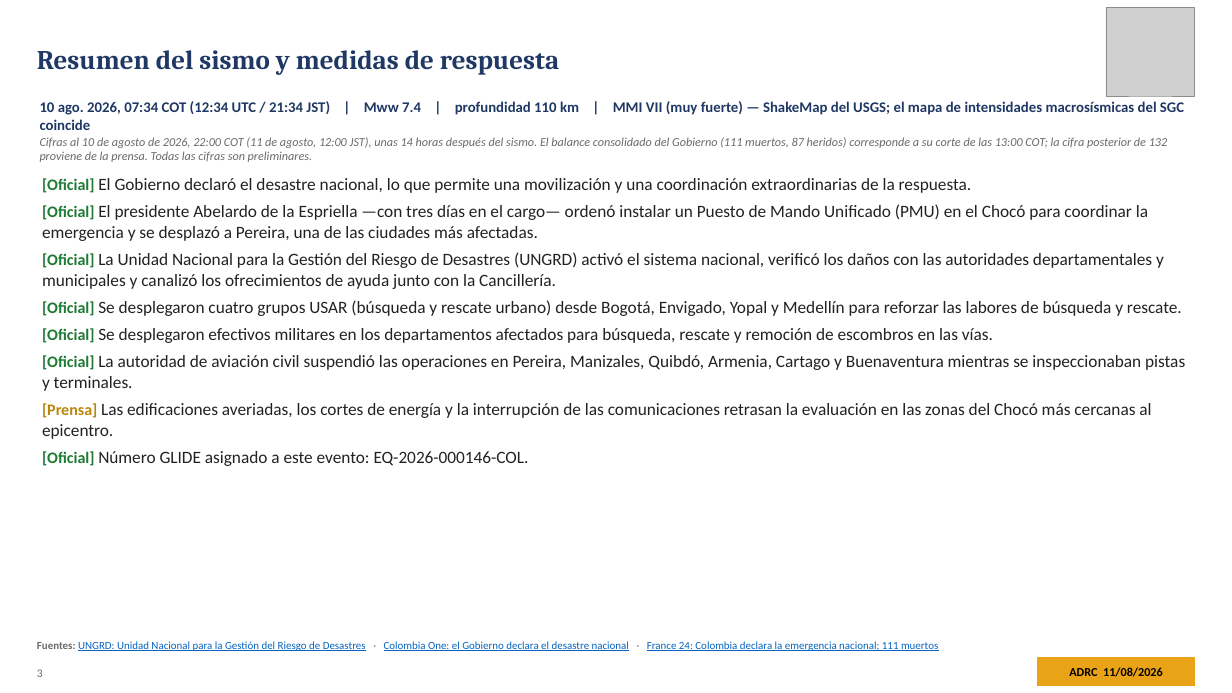
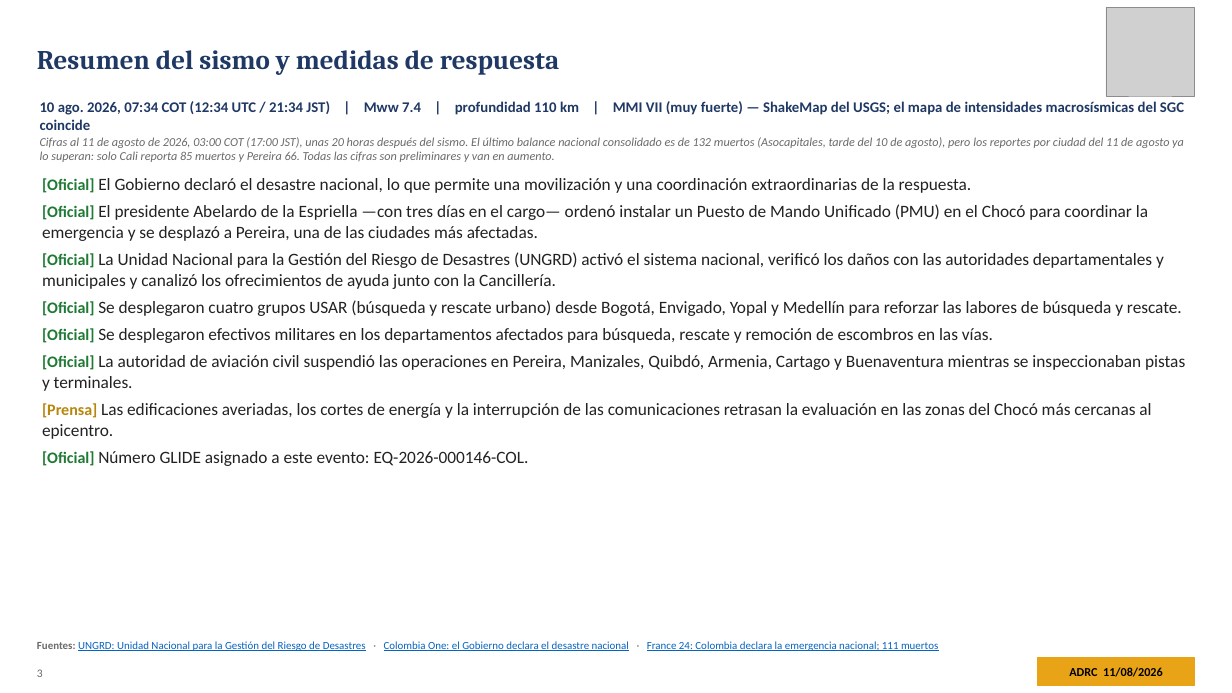
Before and after one commit to kochobi-max/whatsmap, a slide deck: slide 3 of reports/colombia_eq_20260810/output/ADRC_EQ_COL_Choco_20260810_ES.pptx. Drawn at 1232x693 pixels with LibreOffice and Linux fonts; fonts in the diff are those of the drawing; grey boxes stand for pictures. Boxes give left, top, right and bottom in pixels: in the first picture for what was removed or moved away, otherwise in the second. Text is boxed around its words. In the diff, an @@ line names an element or a change of style, - is before the commit and + after.

```diff
--- a/reports/colombia_eq_20260810/output/ADRC_EQ_COL_Choco_20260810_ES.pptx
+++ b/reports/colombia_eq_20260810/output/ADRC_EQ_COL_Choco_20260810_ES.pptx
@@ text at (40,137,1184,162): text changed @@
-Cifras al 10 de agosto de 2026, 22:00 COT (11 de agosto, 12:00 JST), unas 14 horas después del sismo. El balance consolidado del Gobierno (111 muertos, 87 heridos) corresponde a su corte de las 13:00 COT; la cifra posterior de 132 proviene de la prensa. Todas las cifras son preliminares.
+Cifras al 11 de agosto de 2026, 03:00 COT (17:00 JST), unas 20 horas después del sismo. El último balance nacional consolidado es de 132 muertos (Asocapitales, tarde del 10 de agosto), pero los reportes por ciudad del 11 de agosto ya lo superan: solo Cali reporta 85 muertos y Pereira 66. Todas las cifras son preliminares y van en aumento.
```
Also in this commit, not shown: 9 other slides changed, 7 other files.
